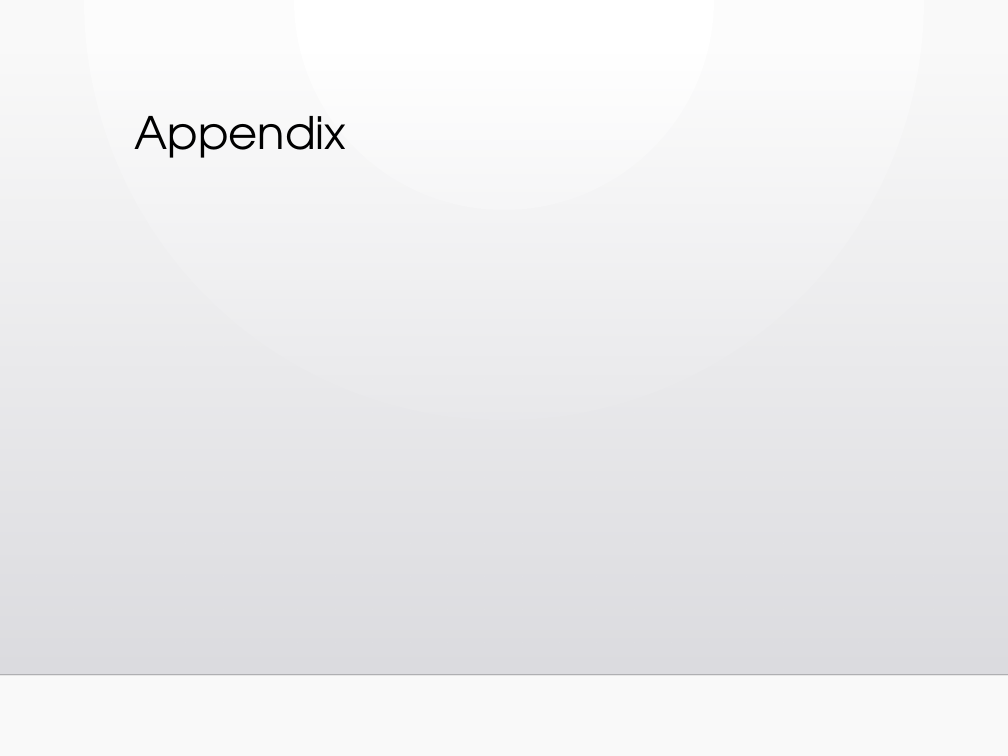
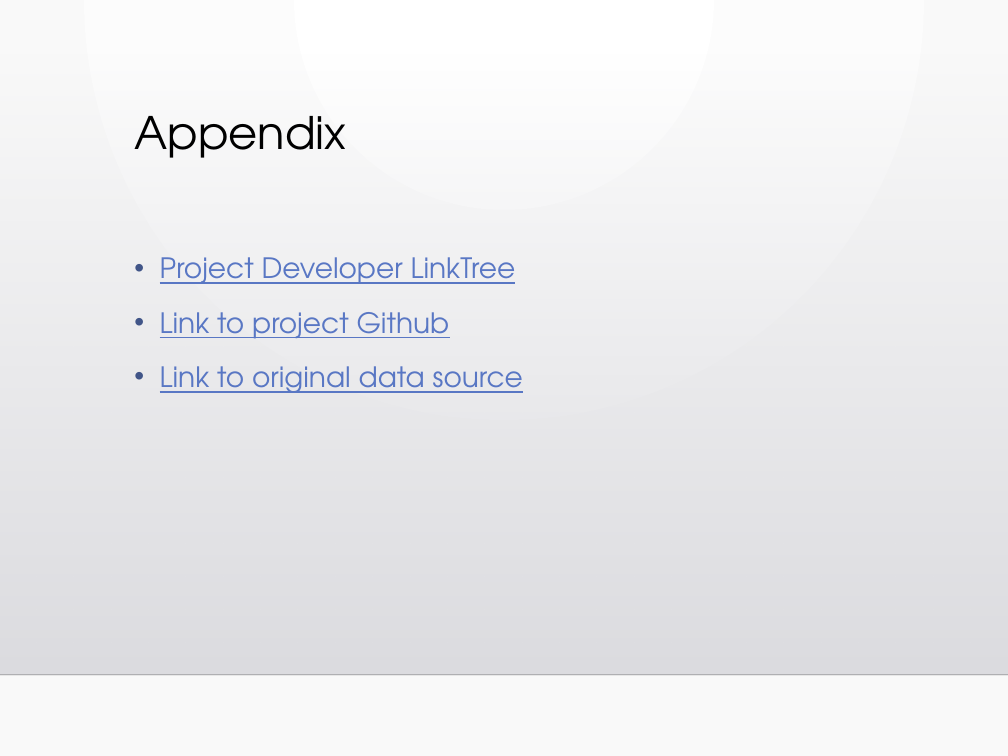
Before and after one commit to RDT3304/Credit-Risk-Analysis-Default-Prediction, a slide deck: slide 27 of Credit_Risk_Analysis_Presentation.pptx. Drawn at 1008x756 pixels with LibreOffice and Linux fonts; fonts in the diff are those of the drawing; background and template pictures are left out. Boxes give left, top, right and bottom in pixels: in the first picture for what was removed or moved away, otherwise in the second. Text is boxed around its words. In the diff, an @@ line names an element or a change of style, - is before the commit and + after.

Commit message:
updated appendix in presentation

```diff
--- a/Credit_Risk_Analysis_Presentation.pptx
+++ b/Credit_Risk_Analysis_Presentation.pptx
@@ text added at box(160, 257, 523, 393), 20 pt, text #5977C4, underline @@
+• Project Developer LinkTree
+• Link to project Github
+• Link to original data source
```
